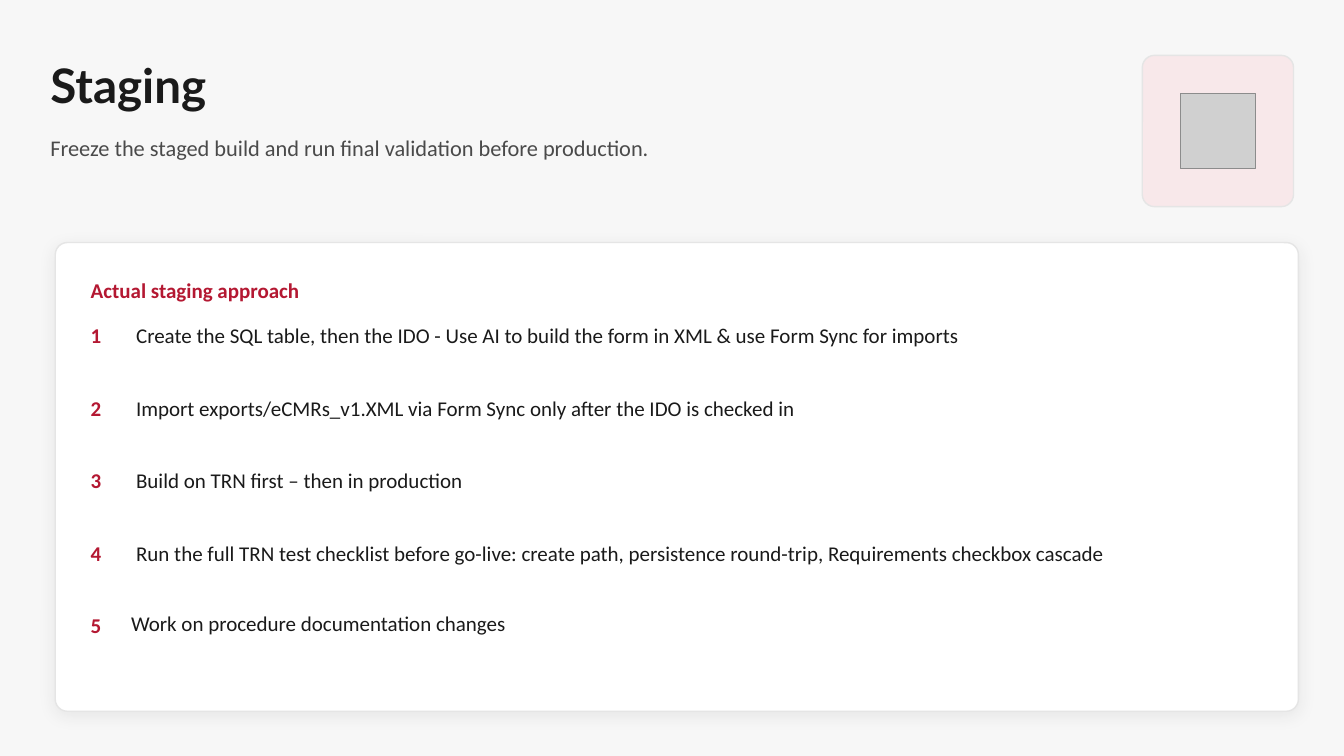
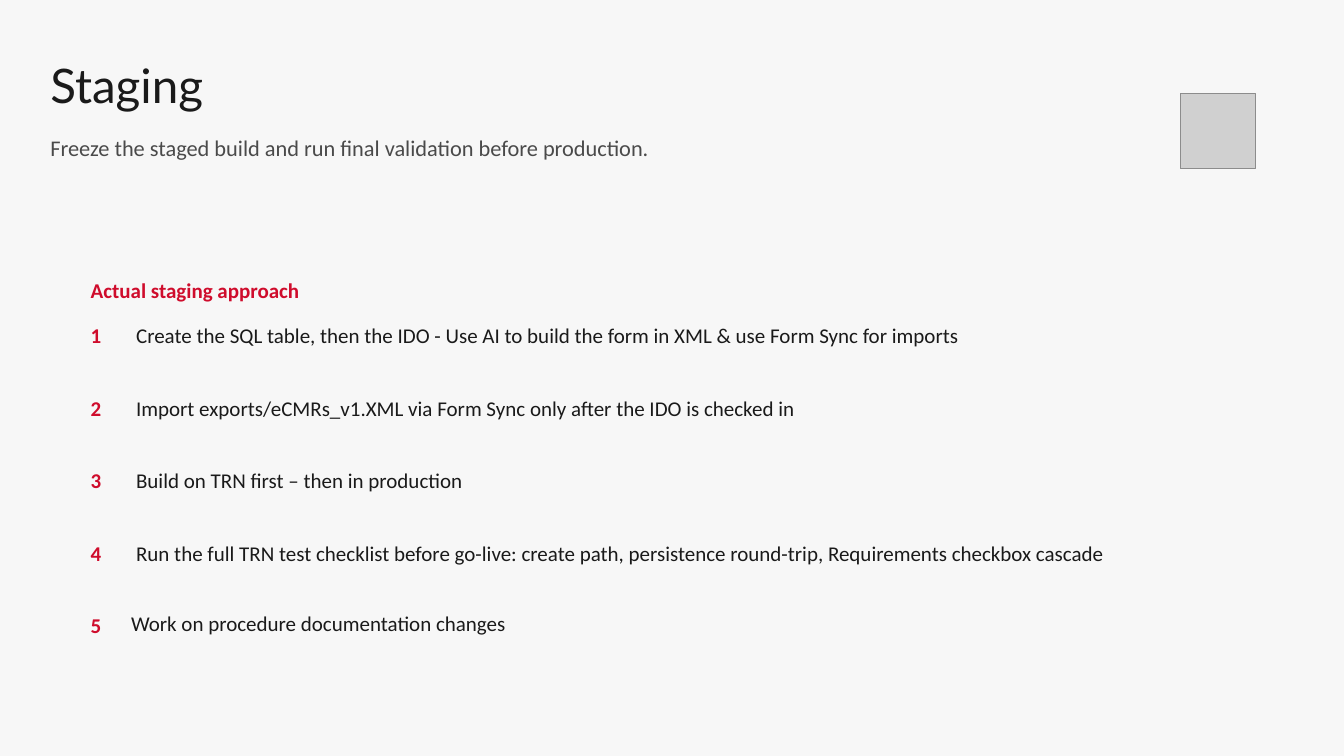
Before and after one commit to Enflite/eCMRs, a slide deck: slide 9 of docs/presentations/eCMRs_plan.pptx. Drawn at 1344x756 pixels with LibreOffice and Linux fonts; fonts in the diff are those of the drawing; grey boxes stand for pictures. Boxes give left, top, right and bottom in pixels: in the first picture for what was removed or moved away, otherwise in the second. Text is boxed around its words. In the diff, an @@ line names an element or a change of style, - is before the commit and + after.

```diff
--- a/docs/presentations/eCMRs_plan.pptx
+++ b/docs/presentations/eCMRs_plan.pptx
@@ text "Staging" at (50, 68, 203, 112): bold off @@
@@ rounded rectangle removed at (1142, 55, 1294, 207) @@
@@ rounded rectangle removed at (55, 243, 1299, 712) @@
@@ text colour #B41832 to #CF0C2C in 6 elements at (91, 283, 299, 302), (91, 329, 102, 343), (91, 402, 102, 416), (91, 474, 102, 488), (91, 547, 102, 561), (91, 619, 102, 633) @@
```
Also in this commit, not shown: 12 other slides changed, 2 other files.
